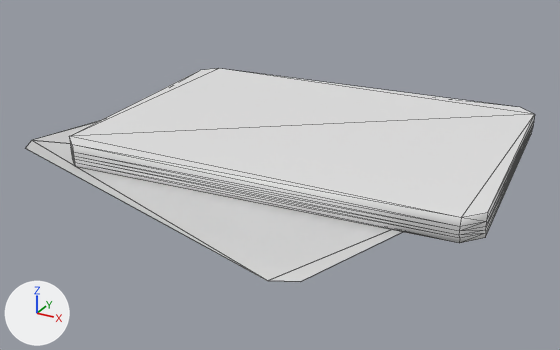
Before and after pictures for a commit that changed the Blender file Flin/assets/deck_6_r.blend.
One viewpoint serves both versions: a 50 mm camera at (0.0939, -0.1872, 0.0836) aimed at (-0.0029, -0.0113, -0.0044). Lighting does not change. The marker at lower left points along +X, +Y and +Z. Mesh edges are drawn as thin lines.

Names of what the first picture shows: 'pc_misc_card_deck_01'.
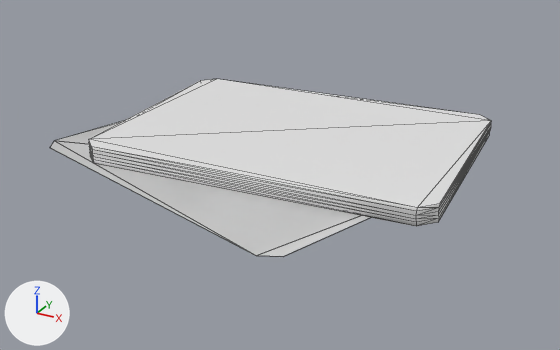
Location of each change, (x1, y1, x2, y2) in pixels of the pictures (560 x 350 px; the box of a moved part takes in the faces that stretch with it):
'pc_misc_card_deck_01', reshaped, rescaled (13% narrower, 17% shorter)
    before: (26, 68, 535, 282)
    after: (50, 79, 491, 257)
part 1 of me_pc_misc_card_deck_01, moved or reshaped
    before: (26, 122, 396, 281)
    after: (51, 121, 371, 256)
part 2 of me_pc_misc_card_deck_01, moved or reshaped
    before: (27, 68, 535, 282)
    after: (50, 79, 491, 257)

Patch to the scene script:
```diff
--- a/Flin/assets/deck_6_r.blend.py
+++ b/Flin/assets/deck_6_r.blend.py
@@ me_pc_misc_card_deck_01 @@
 # used by ob_pc_misc_card_deck_01; parent = ob_flin_card_deck_01_nif; location = (0.0, 0.0, 0.02); rotation_euler = (0.0, -3.142, 0.0), in degrees (0, -180, 0)
-me_pc_misc_card_deck_01.from_pydata(...)  # 74 vertices, 104 faces; spans x -0.0598..0.0756, y -0.0683..0.0476, z 0.0133..0.0206
+me_pc_misc_card_deck_01.from_pydata(...)  # 74 vertices, 104 faces; spans x -0.0522..0.0742, y -0.0662..0.0419, z 0.0145..0.0202
+# me_pc_misc_card_deck_01 part 1: the loose piece of 8 vertices spanning x -0.0549..0.0756, y -0.0683..0.0393, z 0.0198..0.0206 is scaled about its middle by (0.933, 0.932, 0.943), then moved by (0.003, -0.0016, -0.0004)
+# me_pc_misc_card_deck_01 part 2: 66 of 74 vertices moved; they spanned x -0.0598..0.0756, y -0.0683..0.0476, z 0.0133..0.0206 and now span x -0.0522..0.0742, y -0.0662..0.0419, z 0.0145..0.0202; mean shift (0.0034, -0.0024, -0.0001); largest move (-0.0543, 0.043, 0.0133) -> (-0.0471, 0.0377, 0.0145)
 me_pc_misc_card_deck_01.materials.append(mat_pc_misc_cards_01)
@@ ob_pc_misc_card_deck_01 @@
 ob_pc_misc_card_deck_01.rotation_euler = (0.0, -3.142, 0.0)  # degrees (0, -180, 0)
+ob_pc_misc_card_deck_01.scale = (0.926, 0.92, 1.0)
 ob_pc_misc_card_deck_01.visible_shadow = False
```
